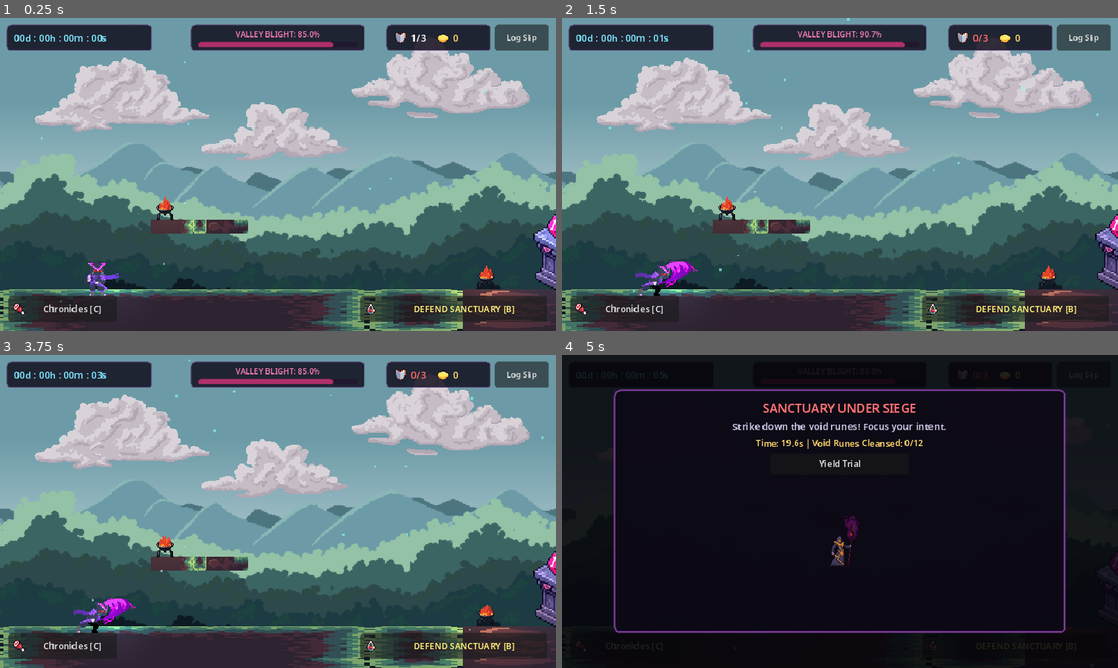
Above: before the commit, frames 1-4 (two rows, left to right).
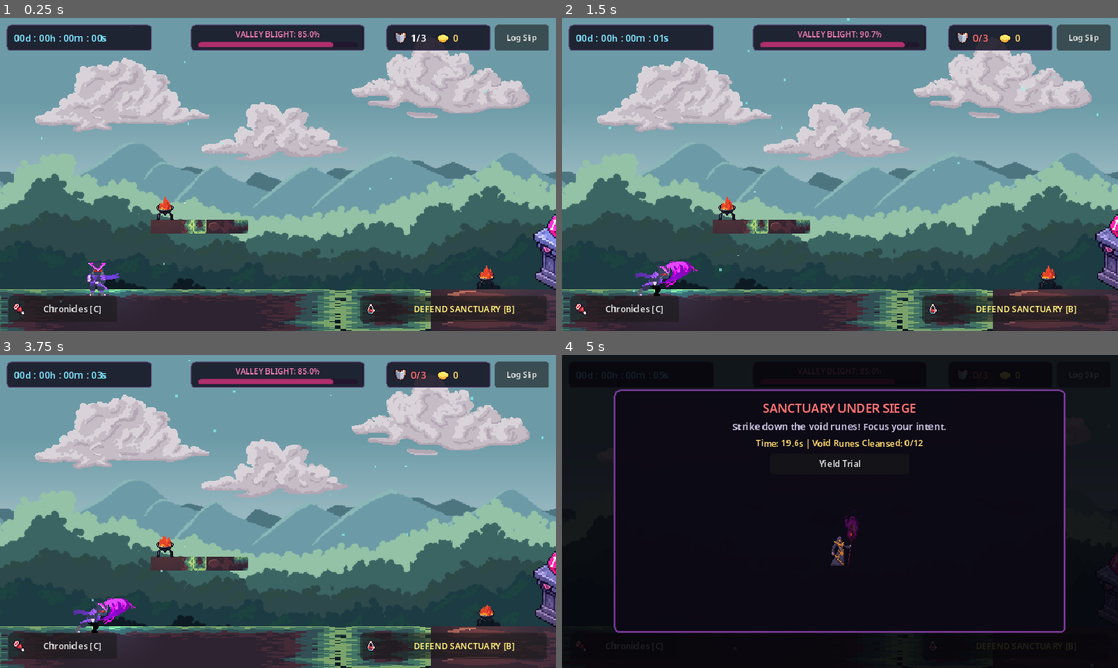
Above: after the commit, the same moments.

Repository: blackpirateapps/sanctuary
Game: Godot game, scene res://scenes/main.tscn
The game is run twice, just before and just after one commit, with the same random seed, the same clock (stepped at 60 frames per second) and the same inputs.
Inputs:
- Up to frame 1 (0.25 s): no input
- Up to frame 2 (1.5 s): click "Log Slip" at 0.5 s; click "Confirm Slip" at 1.25 s
- Up to frame 3 (3.75 s): click "DEFEND SANCTUARY [B]" at 2 s; click "Chronicles [C]" at 2.75 s; click "Yield Trial" at 3.5 s
- Up to frame 4 (5 s): tap Enter at 4.25 s; hold D from 4.28 s (still down); hold E from 4.28 s (still down); tap Space at 4.52 s; tap B at 4.55 s

The runs differ from the first frame. In frame 1, 3.9% of the frame differs, in the area x 0-100%, y 86-100%; in frame 2, 3.9%; in frame 3, 3.9%; in frame 4, less than 0.1%.

Commit message:
feat(biome): add corrupted swamp scenery with dynamic parallax crossfade and elevated traversal

Diff:
--- a/project/scenes/main.tscn
+++ b/project/scenes/main.tscn
@@ -15,9 +15,32 @@
 [ext_resource type="PackedScene" path="res://scenes/slip_modal.tscn" id="13_slip"]
 [ext_resource type="PackedScene" path="res://scenes/chronicles_modal.tscn" id="14_chronicles"]
 [ext_resource type="Texture2D" path="res://assets/props/ancient_altar.png" id="15_altar"]
+[ext_resource type="Texture2D" path="res://assets/environment/corrupted/2 Background/Layers/1.png" id="16_swamp_bg1"]
+[ext_resource type="Texture2D" path="res://assets/environment/corrupted/2 Background/Layers/2.png" id="17_swamp_bg2"]
+[ext_resource type="Texture2D" path="res://assets/environment/corrupted/2 Background/Layers/3.png" id="18_swamp_bg3"]
+[ext_resource type="Texture2D" path="res://assets/environment/corrupted/2 Background/Layers/4.png" id="19_swamp_bg4"]
+[ext_resource type="Texture2D" path="res://assets/environment/corrupted/2 Background/Layers/5.png" id="20_swamp_bg5"]
+[ext_resource type="Texture2D" path="res://assets/environment/corrupted/1 Tiles/swamp_ground_tile.png" id="21_swamp_floor"]
+[ext_resource type="Texture2D" path="res://assets/environment/corrupted/3 Objects/Ridges/1.png" id="22_swamp_ridge1"]
+[ext_resource type="Texture2D" path="res://assets/environment/corrupted/3 Objects/Ridges/3.png" id="23_swamp_ridge3"]
+[ext_resource type="Texture2D" path="res://assets/environment/corrupted/3 Objects/Ridges/5.png" id="24_swamp_ridge5"]
+[ext_resource type="Texture2D" path="res://assets/environment/corrupted/3 Objects/Trees/1.png" id="25_swamp_tree1"]
+[ext_resource type="Texture2D" path="res://assets/environment/corrupted/3 Objects/Trees/2.png" id="26_swamp_tree2"]
+[ext_resource type="Texture2D" path="res://assets/environment/corrupted/3 Objects/Trees/3.png" id="27_swamp_tree3"]
+[ext_resource type="Texture2D" path="res://assets/environment/corrupted/3 Objects/Willows/1.png" id="28_swamp_willow1"]
+[ext_resource type="Texture2D" path="res://assets/environment/corrupted/3 Objects/Willows/2.png" id="29_swamp_willow2"]
+[ext_resource type="Texture2D" path="res://assets/environment/corrupted/3 Objects/Willows/3.png" id="30_swamp_willow3"]
+[ext_resource type="Texture2D" path="res://assets/environment/corrupted/3 Objects/Stones/1.png" id="31_swamp_stone1"]
+[ext_resource type="Texture2D" path="res://assets/environment/corrupted/3 Objects/Stones/2.png" id="32_swamp_stone2"]
+[ext_resource type="Texture2D" path="res://assets/environment/corrupted/3 Objects/Stones/3.png" id="33_swamp_stone3"]
+[ext_resource type="Texture2D" path="res://assets/environment/corrupted/3 Objects/Boxes/1.png" id="34_swamp_box1"]
+[ext_resource type="Texture2D" path="res://assets/environment/corrupted/3 Objects/Boxes/2.png" id="35_swamp_box2"]
+[ext_resource type="Texture2D" path="res://assets/environment/corrupted/3 Objects/Fence/1.png" id="36_swamp_fence1"]
+[ext_resource type="Texture2D" path="res://assets/environment/corrupted/3 Objects/Pointers/1.png" id="37_swamp_pointer1"]
+[ext_resource type="Texture2D" path="res://assets/environment/corrupted/4 Animated objects/Rune.png" id="38_swamp_rune"]
 
 [sub_resource type="RectangleShape2D" id="RectangleShape2D_ground"]
-size = Vector2(1400, 50)
+size = Vector2(3000, 50)
 
 [sub_resource type="RectangleShape2D" id="RectangleShape2D_plat1"]
 size = Vector2(120, 14)
@@ -25,11 +48,32 @@
 [sub_resource type="RectangleShape2D" id="RectangleShape2D_plat2"]
 size = Vector2(140, 14)
 
+[sub_resource type="RectangleShape2D" id="RectangleShape2D_plat3"]
+size = Vector2(106, 12)
+
+[sub_resource type="RectangleShape2D" id="RectangleShape2D_plat4"]
+size = Vector2(86, 12)
+
+[sub_resource type="RectangleShape2D" id="RectangleShape2D_plat5"]
+size = Vector2(106, 12)
+
+[sub_resource type="RectangleShape2D" id="RectangleShape2D_plat6"]
+size = Vector2(80, 12)
+
 [node name="Main" type="Node2D"]
 script = ExtResource("1_script")
 
 [node name="ParallaxBackground" type="ParallaxBackground" parent="."]
 
+[node name="Swamp1_Sky" type="ParallaxLayer" parent="ParallaxBackground"]
+motion_scale = Vector2(0.05, 0)
+motion_mirroring = Vector2(640, 0)
+
+[node name="Sprite2D" type="Sprite2D" parent="ParallaxBackground/Swamp1_Sky"]
+position = Vector2(320, 180)
+scale = Vector2(1.111111, 1.111111)
+texture = ExtResource("16_swamp_bg1")
+
 [node name="Layer1_Sky" type="ParallaxLayer" parent="ParallaxBackground"]
 motion_scale = Vector2(0.05, 0)
 motion_mirroring = Vector2(640, 0)
@@ -46,6 +90,16 @@
 position = Vector2(320, 180)
 texture = ExtResource("3_bg2")
 
+[node name="Swamp2_Distant" type="ParallaxLayer" parent="ParallaxBackground"]
+motion_scale = Vector2(0.15, 0)
+motion_mirroring = Vector2(640, 0)
+
+[node name="Sprite2D" type="Sprite2D" parent="ParallaxBackground/Swamp2_Distant"]
+modulate = Color(1, 1, 1, 0)
+position = Vector2(320, 180)
+scale = Vector2(1.111111, 1.111111)
+texture = ExtResource("17_swamp_bg2")
+
 [node name="Layer3_Mid" type="ParallaxLayer" parent="ParallaxBackground"]
 motion_scale = Vector2(0.35, 0)
 motion_mirroring = Vector2(640, 0)
@@ -54,6 +108,16 @@
 position = Vector2(320, 180)
 texture = ExtResource("4_bg3")
 
+[node name="Swamp3_Mid" type="ParallaxLayer" parent="ParallaxBackground"]
+motion_scale = Vector2(0.35, 0)
+motion_mirroring = Vector2(640, 0)
+
+[node name="Sprite2D" type="Sprite2D" parent="ParallaxBackground/Swamp3_Mid"]
+modulate = Color(1, 1, 1, 0)
+position = Vector2(320, 180)
+scale = Vector2(1.111111, 1.111111)
+texture = ExtResource("18_swamp_bg3")
+
 [node name="Layer4_Mist" type="ParallaxLayer" parent="ParallaxBackground"]
 motion_scale = Vector2(0.6, 0)
 motion_mirroring = Vector2(640, 0)
@@ -61,6 +125,26 @@
 [node name="Sprite2D" type="Sprite2D" parent="ParallaxBackground/Layer4_Mist"]
 position = Vector2(320, 180)
 texture = ExtResource("5_bg4")
+
+[node name="Swamp4_Trees" type="ParallaxLayer" parent="ParallaxBackground"]
+motion_scale = Vector2(0.5, 0)
+motion_mirroring = Vector2(640, 0)
+
+[node name="Sprite2D" type="Sprite2D" parent="ParallaxBackground/Swamp4_Trees"]
+modulate = Color(1, 1, 1, 0)
+position = Vector2(320, 180)
+scale = Vector2(1.111111, 1.111111)
+texture = ExtResource("19_swamp_bg4")
+
+[node name="Swamp5_Mist" type="ParallaxLayer" parent="ParallaxBackground"]
+motion_scale = Vector2(0.7, 0)
+motion_mirroring = Vector2(640, 0)
+
+[node name="Sprite2D" type="Sprite2D" parent="ParallaxBackground/Swamp5_Mist"]
+modulate = Color(1, 1, 1, 0)
+position = Vector2(320, 180)
+scale = Vector2(1.111111, 1.111111)
+texture = ExtResource("20_swamp_bg5")
 
 [node name="WorldEnvironment" type="Node2D" parent="."]
 
@@ -73,7 +157,7 @@
 collision_mask = 2
 
 [node name="FloorShape" type="CollisionShape2D" parent="Ground"]
-position = Vector2(640, 337)
+position = Vector2(1440, 337)
 shape = SubResource("RectangleShape2D_ground")
 
 [node name="Plat1Shape" type="CollisionShape2D" parent="Ground"]
@@ -84,12 +168,35 @@
 position = Vector2(850, 220)
 shape = SubResource("RectangleShape2D_plat2")
 
+[node name="Plat3Shape" type="CollisionShape2D" parent="Ground"]
+position = Vector2(1580, 230)
+shape = SubResource("RectangleShape2D_plat3")
+
+[node name="Plat4Shape" type="CollisionShape2D" parent="Ground"]
+position = Vector2(1820, 240)
+shape = SubResource("RectangleShape2D_plat4")
+
+[node name="Plat5Shape" type="CollisionShape2D" parent="Ground"]
+position = Vector2(2020, 175)
+shape = SubResource("RectangleShape2D_plat5")
+
+[node name="Plat6Shape" type="CollisionShape2D" parent="Ground"]
+position = Vector2(2280, 225)
+shape = SubResource("RectangleShape2D_plat6")
+
 [node name="FloorVisual" type="Sprite2D" parent="Ground"]
-position = Vector2(640, 336)
-scale = Vector2(6.7, 1)
+position = Vector2(600, 336)
+scale = Vector2(6.5, 1)
 texture = ExtResource("6_tileset")
 region_enabled = true
 region_rect = Rect2(0, 16, 192, 48)
+
+[node name="SwampFloorVisual" type="Sprite2D" parent="Ground"]
+texture_repeat = 2
+position = Vector2(2030, 336)
+texture = ExtResource("21_swamp_floor")
+region_enabled = true
+region_rect = Rect2(0, 0, 1760, 48)
 
 [node name="Plat1Visual" type="Sprite2D" parent="Ground"]
 position = Vector2(230, 240)
@@ -102,6 +209,72 @@
 texture = ExtResource("6_tileset")
 region_enabled = true
 region_rect = Rect2(16, 48, 128, 16)
+
+[node name="Plat3Visual" type="Sprite2D" parent="Ground"]
+position = Vector2(1580, 244)
+texture = ExtResource("23_swamp_ridge3")
+
+[node name="Plat4Visual" type="Sprite2D" parent="Ground"]
+position = Vector2(1820, 247)
+texture = ExtResource("22_swamp_ridge1")
+
+[node name="Plat5Visual" type="Sprite2D" parent="Ground"]
+position = Vector2(2020, 189)
+texture = ExtResource("23_swamp_ridge3")
+
+[node name="Plat6Visual" type="Sprite2D" parent="Ground"]
+position = Vector2(2280, 233)
+texture = ExtResource("24_swamp_ridge5")
+
+[node name="SwampProps" type="Node2D" parent="."]
+
+[node name="Willow1" type="Sprite2D" parent="SwampProps"]
+position = Vector2(1350, 244)
+texture = ExtResource("28_swamp_willow1")
+
+[node name="Willow2" type="Sprite2D" parent="SwampProps"]
+position = Vector2(1920, 228)
+texture = ExtResource("29_swamp_willow2")
+
+[node name="Willow3" type="Sprite2D" parent="SwampProps"]
+position = Vector2(2560, 220)
+texture = ExtResource("30_swamp_willow3")
+
+[node name="Tree1" type="Sprite2D" parent="SwampProps"]
+position = Vector2(1220, 260)
+texture = ExtResource("25_swamp_tree1")
+
+[node name="Tree2" type="Sprite2D" parent="SwampProps"]
+position = Vector2(1700, 246)
+texture = ExtResource("26_swamp_tree2")
+
+[node name="Tree3" type="Sprite2D" parent="SwampProps"]
+position = Vector2(2380, 237)
+texture = ExtResource("27_swamp_tree3")
+
+[node name="Stone1" type="Sprite2D" parent="SwampProps"]
+position = Vector2(1480, 282)
+texture = ExtResource("31_swamp_stone1")
+
+[node name="Stone2" type="Sprite2D" parent="SwampProps"]
+position = Vector2(2180, 283)
+texture = ExtResource("32_swamp_stone2")
+
+[node name="Box1" type="Sprite2D" parent="SwampProps"]
+position = Vector2(1510, 298)
+texture = ExtResource("34_swamp_box1")
+
+[node name="Box2" type="Sprite2D" parent="SwampProps"]
+position = Vector2(2035, 155)
+texture = ExtResource("35_swamp_box2")
+
+[node name="Fence1" type="Sprite2D" parent="SwampProps"]
+position = Vector2(1150, 303)
+texture = ExtResource("36_swamp_fence1")
+
+[node name="Pointer1" type="Sprite2D" parent="SwampProps"]
+position = Vector2(1110, 298)
+texture = ExtResource("37_swamp_pointer1")
 
 [node name="Shrine" type="Node2D" parent="."]
 position = Vector2(640, 312)
@@ -127,6 +300,35 @@
 text = "[E] Purify Sanctuary (30 Focus)"
 horizontal_alignment = 1
 
+[node name="Monolith" type="Node2D" parent="."]
+position = Vector2(2500, 312)
+
+[node name="MonolithBase" type="Sprite2D" parent="Monolith"]
+position = Vector2(0, -31)
+texture = ExtResource("33_swamp_stone3")
+
+[node name="VoidRune" type="Sprite2D" parent="Monolith"]
+position = Vector2(0, -78)
+texture = ExtResource("38_swamp_rune")
+hframes = 4
+
+[node name="VoidLight" type="PointLight2D" parent="Monolith"]
+position = Vector2(0, -78)
+color = Color(0.68, 0.25, 0.95, 1)
+energy = 1.5
+texture = ExtResource("9_cookie")
+texture_scale = 2.4
+
+[node name="MonolithPrompt" type="Label" parent="Monolith"]
+offset_left = -110.0
+offset_top = -115.0
+offset_right = 110.0
+offset_bottom = -95.0
+theme_override_colors/font_color = Color(0.85, 0.65, 1, 1)
+theme_override_font_sizes/font_size = 10
+text = "[B] Urge Defend Trial"
+horizontal_alignment = 1
+
 [node name="Braziers" type="Node2D" parent="."]
 
 [node name="Brazier1" parent="Braziers" instance=ExtResource("8_brazier")]
@@ -140,6 +342,18 @@
 
 [node name="Brazier4" parent="Braziers" instance=ExtResource("8_brazier")]
 position = Vector2(890, 213)
+
+[node name="Brazier5" parent="Braziers" instance=ExtResource("8_brazier")]
+position = Vector2(1450, 312)
+flame_color = Color(0.72, 0.35, 0.95, 1)
+
+[node name="Brazier6" parent="Braziers" instance=ExtResource("8_brazier")]
+position = Vector2(2020, 169)
+flame_color = Color(0.72, 0.35, 0.95, 1)
+
+[node name="Brazier7" parent="Braziers" instance=ExtResource("8_brazier")]
+position = Vector2(2640, 312)
+flame_color = Color(0.72, 0.35, 0.95, 1)
 
 [node name="AtmosphericSpores" type="CPUParticles2D" parent="."]
 position = Vector2(640, 180)
@@ -157,6 +371,22 @@
 scale_amount_max = 3.5
 color = Color(0.482353, 0.941176, 0.835294, 0.6)
 
+[node name="SwampMistParticles" type="CPUParticles2D" parent="."]
+position = Vector2(2100, 200)
+amount = 50
+lifetime = 6.0
+preprocess = 3.0
+emission_shape = 3
+emission_rect_extents = Vector2(750, 140)
+direction = Vector2(0.2, -1)
+spread = 45.0
+gravity = Vector2(0, -2)
+initial_velocity_min = 4.0
+initial_velocity_max = 14.0
+scale_amount_min = 1.5
+scale_amount_max = 3.5
+color = Color(0.65, 0.35, 0.92, 0.45)
+
 [node name="Player" parent="." instance=ExtResource("10_player")]
 position = Vector2(120, 290)
 
--- a/project/scenes/player.tscn
+++ b/project/scenes/player.tscn
@@ -31,6 +31,6 @@
 position_smoothing_speed = 6.0
 limit_left = 0
 limit_top = -100
-limit_right = 1280
+limit_right = 2880
 limit_bottom = 360
 editor_draw_limits = true
--- a/project/scripts/brazier.gd
+++ b/project/scripts/brazier.gd
@@ -8,12 +8,17 @@
 @export var is_lit: bool = true
 @export var base_energy: float = 1.2
 @export var flicker_speed: float = 8.0
+@export var flame_color: Color = Color(1.0, 0.658824, 0.294118, 1.0)
 
 var _time_offset: float = 0.0
 
 func _ready() -> void:
 	_time_offset = randf() * 100.0
 	_setup_canvas_texture()
+	if light:
+		light.color = flame_color
+		if flame_color != Color(1.0, 0.658824, 0.294118, 1.0):
+			sprite.modulate = flame_color.lerp(Color.WHITE, 0.3)
 
 func _setup_canvas_texture() -> void:
 	# Load diffuse and normal map for 3D normal lighting
--- a/project/scripts/main.gd
+++ b/project/scripts/main.gd
@@ -1,7 +1,11 @@
 # scripts/main.gd
 # Main sanctuary game controller tying together parallax rendering,
-# normal-mapped 2D lighting, habit progression, and urge defense trials.
+# normal-mapped 2D lighting, habit progression, urge defense trials,
+# and seamless multi-biome scenery transitions.
 extends Node2D
+
+const TRANSITION_START_X: float = 950.0
+const TRANSITION_END_X: float = 1650.0
 
 @onready var dir_light: DirectionalLight2D = $WorldEnvironment/DirectionalLight2D
 @onready var shrine_light: PointLight2D = $Shrine/PointLight2D
@@ -12,6 +16,20 @@
 @onready var chronicles_modal: CanvasLayer = $ChroniclesModal
 @onready var player: CharacterBody2D = $Player
 @onready var shrine: Node2D = $Shrine
+
+# Monolith landmark in the swamp
+@onready var monolith: Node2D = $Monolith
+@onready var monolith_light: PointLight2D = $Monolith/VoidLight
+@onready var monolith_prompt: Label = $Monolith/MonolithPrompt
+@onready var monolith_rune: Sprite2D = $Monolith/VoidRune
+
+# Parallax sprite groups for dynamic crossfade
+@onready var swamp_sprites: Array[Sprite2D] = [
+	$ParallaxBackground/Swamp2_Distant/Sprite2D,
+	$ParallaxBackground/Swamp3_Mid/Sprite2D,
+	$ParallaxBackground/Swamp4_Trees/Sprite2D,
+	$ParallaxBackground/Swamp5_Mist/Sprite2D
+]
 
 var _channel_cooldown: float = 0.0
 
@@ -25,26 +43,62 @@
 	SanctuaryState.corruption_changed.connect(_on_corruption_changed)
 
 	_update_ambient_lighting()
+	_update_scenery_transition()
 
 func _process(delta: float) -> void:
 	if _channel_cooldown > 0.0:
 		_channel_cooldown -= delta
 
+	var t: float = Time.get_ticks_msec() / 1000.0
+
 	# Subtle celestial pulsing on the sacred shrine crystal
-	var t: float = Time.get_ticks_msec() / 1000.0
 	shrine_light.energy = 1.2 + sin(t * 2.5) * 0.3
 
-	# Check distance between player and shrine for purification interaction
-	var dist: float = player.global_position.distance_to(shrine.global_position)
-	shrine_prompt.visible = (dist < 80.0)
+	# Eerie deep void oscillation on the swamp monolith
+	monolith_light.energy = 1.4 + sin(t * 1.8 + 1.2) * 0.4
+	# Cycle the monolith rune frame
+	monolith_rune.frame = int(t * 3.5) % 4
 
-	if dist < 80.0 and Input.is_key_pressed(KEY_E) and _channel_cooldown <= 0.0:
+	# Check distance between player and sacred shrine
+	var dist_shrine: float = player.global_position.distance_to(shrine.global_position)
+	shrine_prompt.visible = (dist_shrine < 80.0)
+	if dist_shrine < 80.0 and Input.is_key_pressed(KEY_E) and _channel_cooldown <= 0.0:
 		_attempt_shrine_purification()
 		_channel_cooldown = 0.8
 
+	# Check distance between player and corrupted monolith
+	var dist_monolith: float = player.global_position.distance_to(monolith.global_position)
+	monolith_prompt.visible = (dist_monolith < 80.0)
+	if dist_monolith < 80.0 and Input.is_key_pressed(KEY_B) and not urge_trial.visible:
+		urge_trial.start_trial()
+
+	# Dynamic scenery crossfade based on player position
+	_update_scenery_transition()
+
+func _update_scenery_transition() -> void:
+	var player_x: float = player.global_position.x
+	var raw_t: float = (player_x - TRANSITION_START_X) / (TRANSITION_END_X - TRANSITION_START_X)
+	var t: float = clampf(raw_t, 0.0, 1.0)
+	# Smoothstep interpolation
+	var blend: float = t * t * (3.0 - 2.0 * t)
+
+	# Crossfade parallax backgrounds
+	# Forest Sky sits directly over Swamp Sky: fading Forest Sky reveals the Swamp Sky underneath
+	$ParallaxBackground/Layer1_Sky/Sprite2D.modulate.a = 1.0 - blend
+	$ParallaxBackground/Layer2_Distant/Sprite2D.modulate.a = 1.0 - blend
+	$ParallaxBackground/Layer3_Mid/Sprite2D.modulate.a = 1.0 - blend
+	$ParallaxBackground/Layer4_Mist/Sprite2D.modulate.a = 1.0 - blend
+
+	for s in swamp_sprites:
+		s.modulate.a = blend
+
+	# Blend ambient directional light between sanctuary state color and murky swamp tint
+	var base_color: Color = SanctuaryState.get_ambient_color()
+	var swamp_undertone: Color = Color("121a22")
+	dir_light.color = base_color.lerp(swamp_undertone, blend * 0.7)
+
 func _update_ambient_lighting() -> void:
-	var col: Color = SanctuaryState.get_ambient_color()
-	dir_light.color = col
+	_update_scenery_transition()
 
 func _on_corruption_changed(_pct: float) -> void:
 	_update_ambient_lighting()
@@ -54,22 +108,18 @@
 
 func _on_urge_trial_finished(success: bool) -> void:
 	if success:
-		# Award immediate restoration bloom
 		SanctuaryState.corruption_percent = clampf(SanctuaryState.corruption_percent - 3.0, 0.0, 100.0)
 		SanctuaryState.corruption_changed.emit(SanctuaryState.corruption_percent)
 
 func _attempt_shrine_purification() -> void:
 	if HabitManager.spend_mana(30.0):
-		# Radiant shockwave pulse on shrine
 		var tw = create_tween()
 		tw.tween_property(shrine_light, "energy", 3.2, 0.2).set_trans(Tween.TRANS_BACK)
 		tw.tween_property(shrine_light, "energy", 1.2, 0.6).set_trans(Tween.TRANS_SINE)
 
-		# Decrement blight by 5%
 		SanctuaryState.corruption_percent = clampf(SanctuaryState.corruption_percent - 5.0, 0.0, 100.0)
 		SanctuaryState.corruption_changed.emit(SanctuaryState.corruption_percent)
 	else:
-		# Flash red prompt briefly to indicate not enough mana
 		var orig_col: Color = shrine_prompt.get_theme_color("font_color")
 		shrine_prompt.add_theme_color_override("font_color", Color("ff6b6b"))
 		var tw = create_tween()
Binary file added: project/assets/environment/corrupted/1 Tiles/swamp_ground_tile.png
Not shown, added: project/assets/environment/corrupted/1 Tiles/swamp_ground_tile.png.import
Not shown: 1 places in project/scenes/main.tscn that only renumber resources
Not shown, changed: handoff/LATEST_LOGS.md
